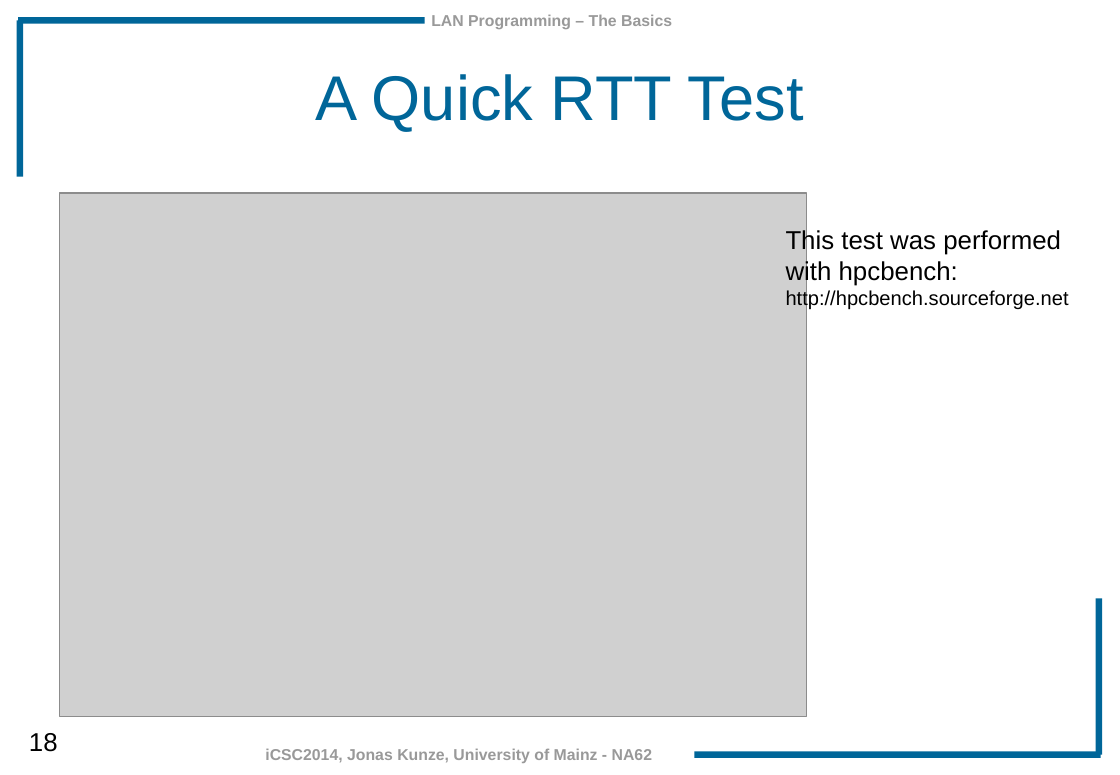
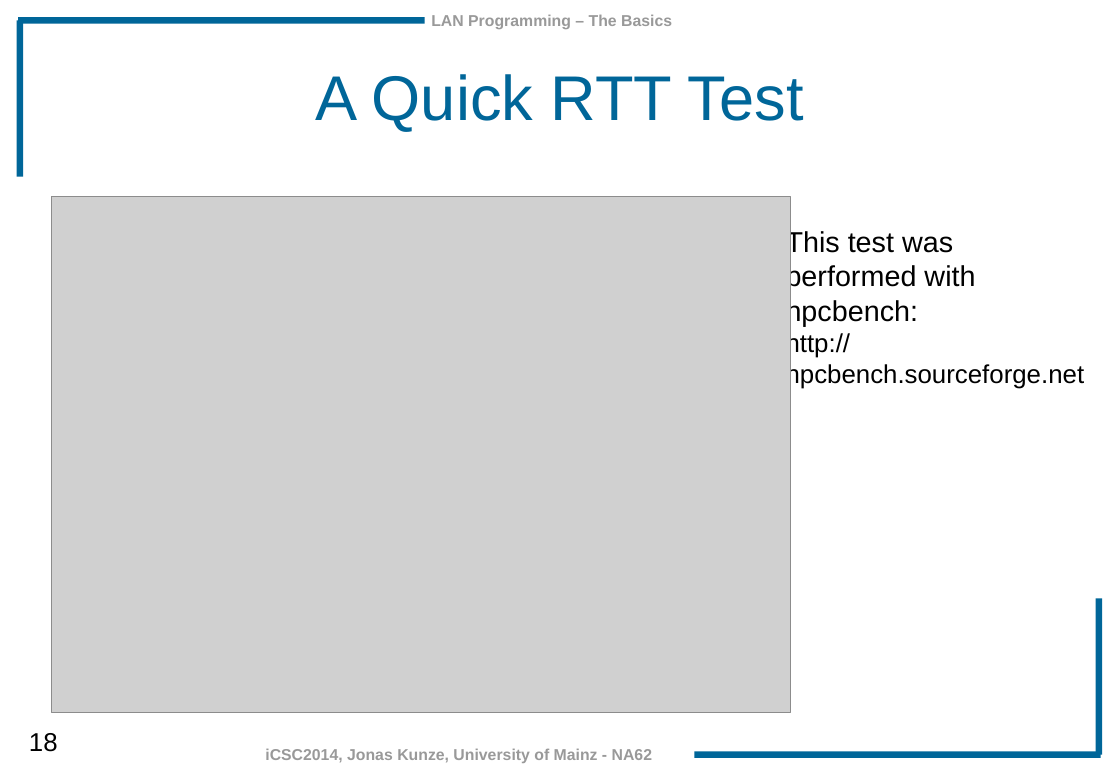
Before and after one commit to JonasKunze/icsc2014, a slide deck: slide 18 of iCSC-2014-LAN_Programming_Basics.odp. Drawn at 1120x775 pixels with LibreOffice and Linux fonts; fonts in the diff are those of the drawing; grey boxes stand for pictures; background and template pictures are left out. Boxes give left, top, right and bottom in pixels: in the first picture for what was removed or moved away, otherwise in the second. Text is boxed around its words. In the diff, an @@ line names an element or a change of style, - is before the commit and + after.

```diff
--- a/iCSC-2014-LAN_Programming_Basics.odp
+++ b/iCSC-2014-LAN_Programming_Basics.odp
@@ picture: place and size @@
-picture at (59, 193, 807, 717)
+picture at (52, 196, 790, 714)
@@ text "This test was performed with ..." at (786, 229, 1085, 390): size 18 to 20 pt in "This test was performed with hpcbench:"; size 14 to 18 pt in "http://hpcbench.sourceforge.net" @@
```
Also in this commit, not shown: 29 other slides changed, 6 other files.
